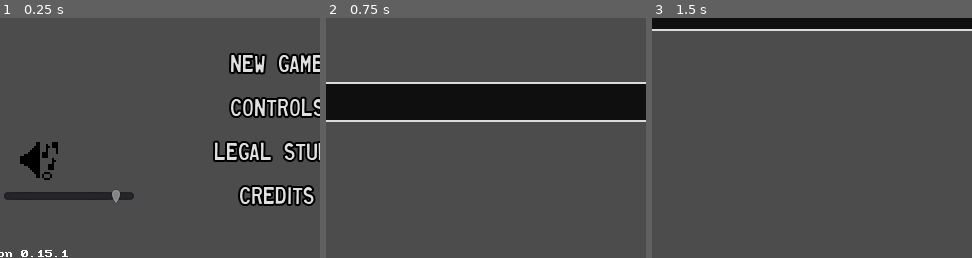
Above: before the commit, frames 1-3 (left to right).
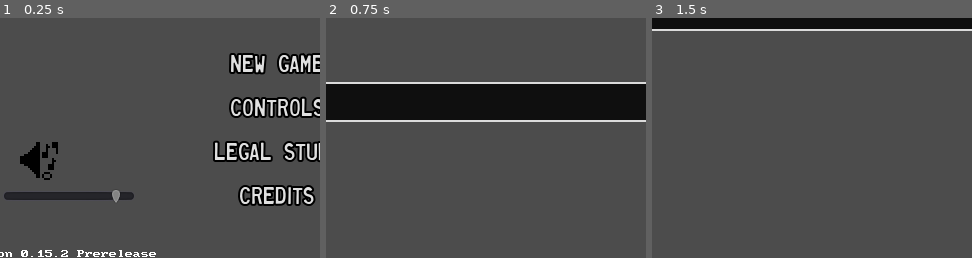
Above: after the commit, the same moments.

Repository: swashdev/minigame-madness
Game: Godot game, scene res://master/scenes/master.tscn
The game is run twice, just before and just after one commit, with the same random seed, the same clock (stepped at 60 frames per second) and the same inputs.
Inputs (mouse positions are % of the whole screen's width and height, from its top left):
- Up to frame 1 (0.25 s): no input
- Up to frame 2 (0.75 s): click "New Game" at 0.5 s
- Up to frame 3 (1.5 s): tap Enter at 1.25 s; move the mouse to (72, 45) at 1.27 s; hold Right (move_right) from 1.28 s (still down); hold Space (action) from 1.28 s (still down)
The pictures show only the part of the screen within x 7-57%, y 50-100%; the shares and areas given below are measured in that part.

The runs differ from the first frame. In frame 1, 0.3% of the frame differs, in the area x 19-49%, y 96-100%; in frame 2, nothing differs; in frame 3, nothing differs.

Commit message:
Bump version to 0.15.2

Diff:
--- a/master/singletons/version.gd
+++ b/master/singletons/version.gd
@@ -5,8 +5,8 @@
 const MAJOR: int = 0
 const MINOR: int = 15
 const MINOR_2nd: int = 0
-const PATCH: int = 1
-const BUILD: String = ""
+const PATCH: int = 2
+const BUILD: String = "pre"
 
 
 # Returns the version number in its preferred pseudo-semantic versioning form.
